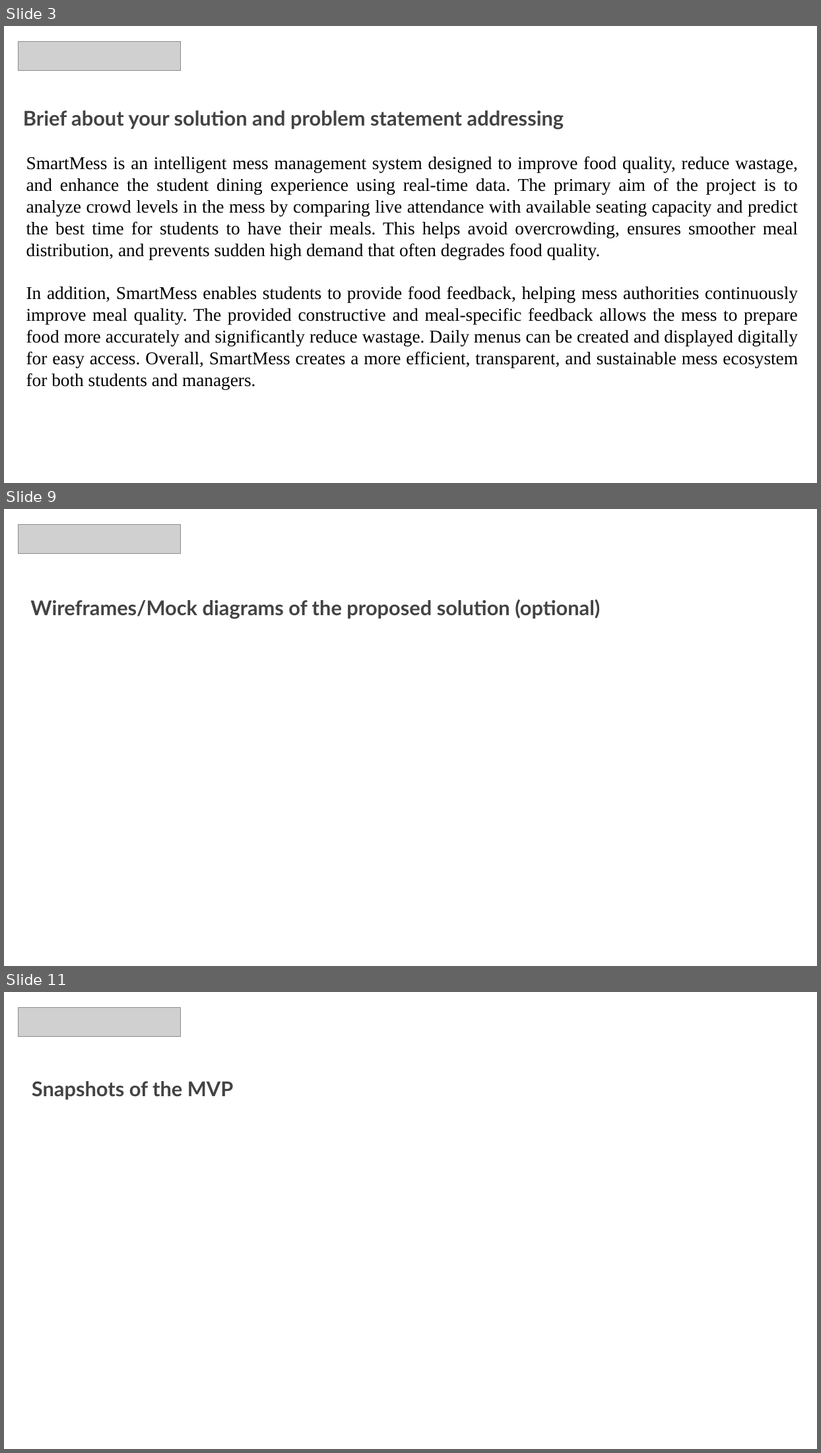
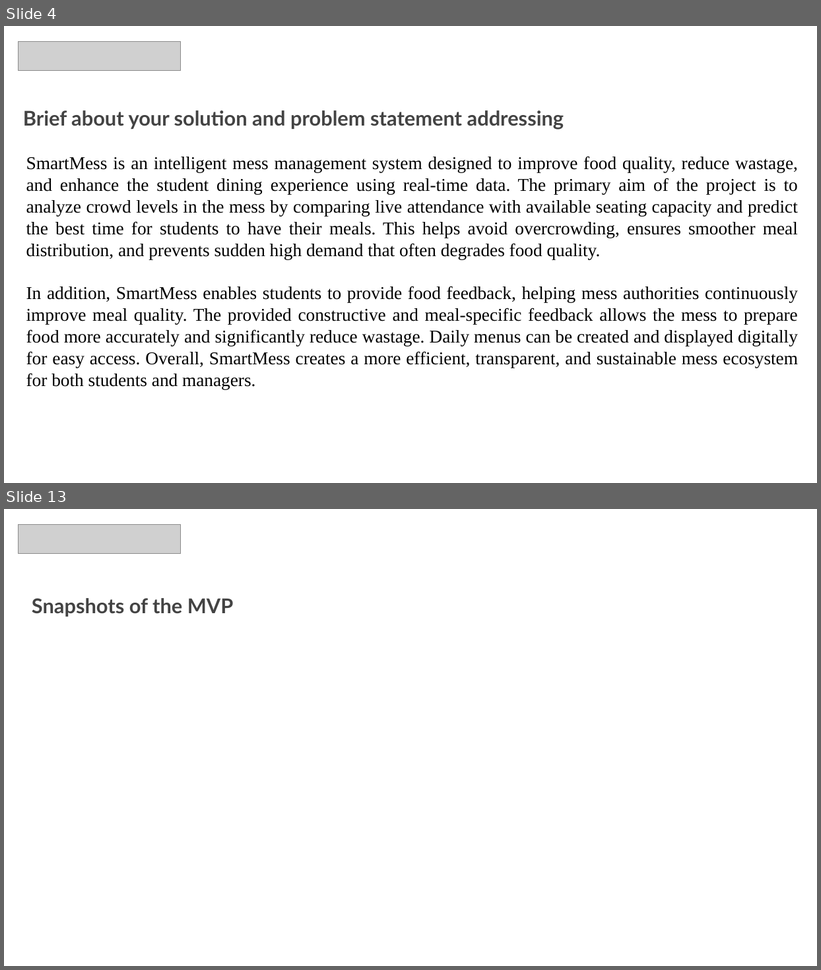
Before and after one commit to InfinityxR9/SmartMess, a slide deck: presentation.pptx. Shown one above the other, each under a label of ours: slides 3, 9 and 11 before the commit, slides 4 and 13 after it; the slides between them are not shown. The pictures are 821x1453 and 821x970 pixels, drawn with LibreOffice and Linux fonts; fonts in the diff are those of the drawing; grey boxes stand for pictures. Boxes give left, top, right and bottom in pixels: in the first picture for what was removed or moved away, otherwise in the second. Text is boxed around its words. In the diff, an @@ line names an element or a change of style, - is before the commit and + after.

```diff
--- a/presentation.pptx
+++ b/presentation.pptx
@@ slide 9 removed at [4, 509, 817, 966], background #FFFFFF @@
@@ picture removed at [18, 524, 180, 554] @@
@@ text removed at [30, 599, 600, 619] @@
-Wireframes/Mock diagrams of the proposed solution (optional)
@@ what was slide 3 is now slide 4 @@
@@ what was slide 11 is now slide 13 @@
```
Also in this commit, not shown: 8 slides changed, 3 slides added, 22 other files.
